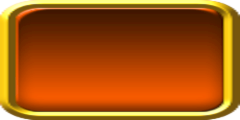
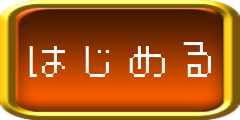
Before/after of a (240, 120) layered artwork. What changed in the layer stack:
added layer "hajimeru.png" above "button_frame_dark.png" over [29, 42, 211, 78]
